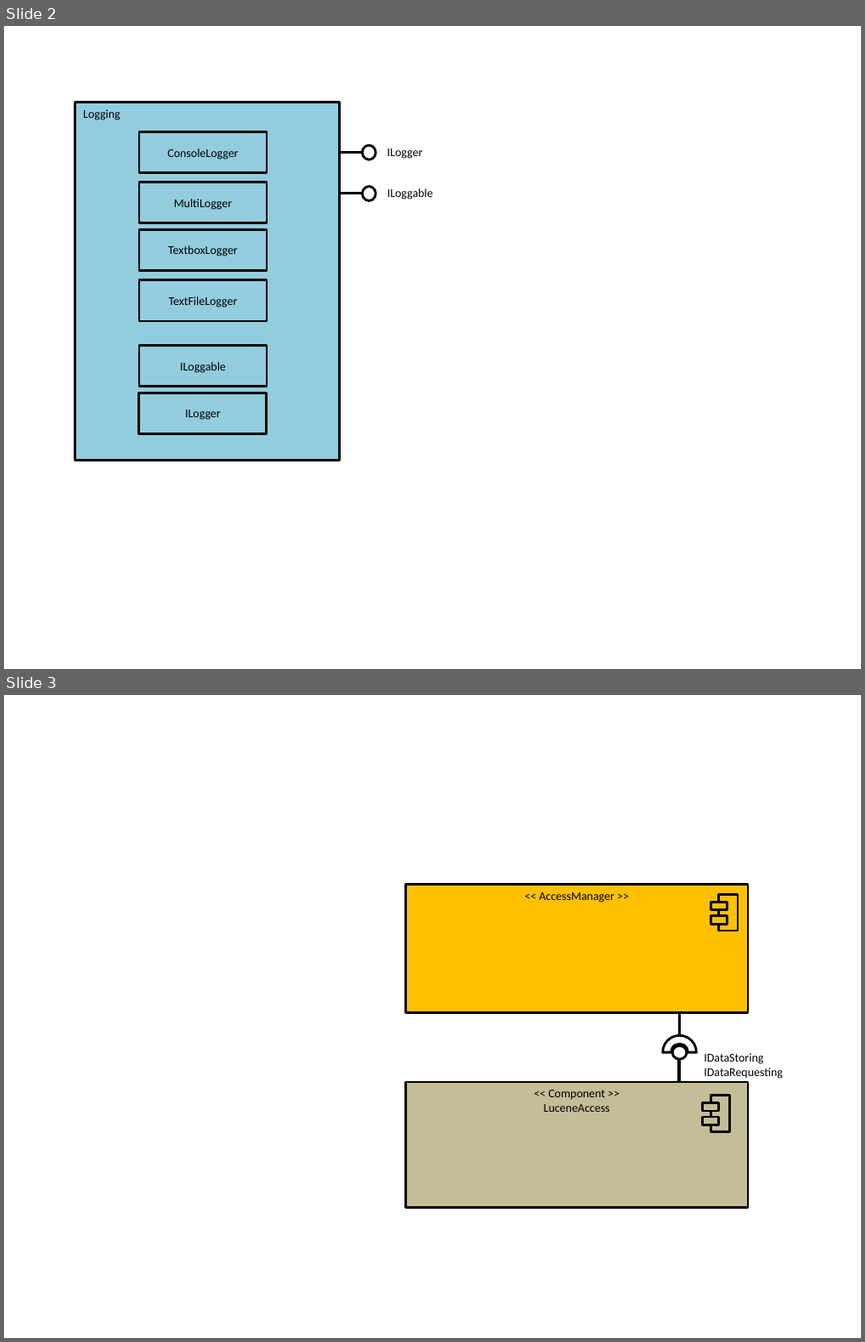
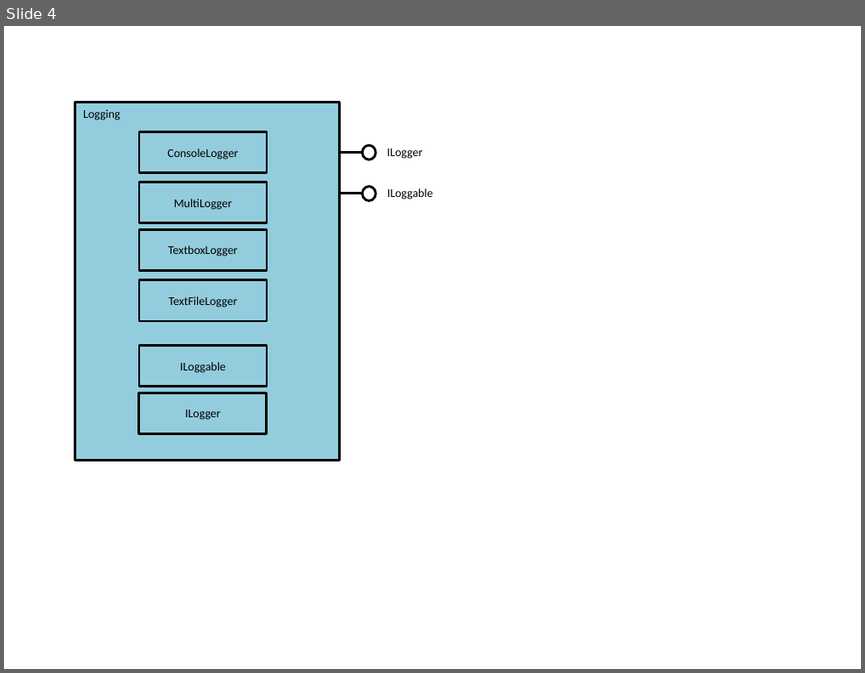
Before and after one commit to MrMame/Doci, a slide deck: documentation/Architecture_v0.1.0.pptx. Shown one above the other, each under a label of ours: slides 2 and 3 before the commit, slide 4 after it. The pictures are 865x1342 and 865x673 pixels, drawn with LibreOffice and Linux fonts; fonts in the diff are those of the drawing. Boxes give left, top, right and bottom in pixels: in the first picture for what was removed or moved away, otherwise in the second. Text is boxed around its words. In the diff, an @@ line names an element or a change of style, - is before the commit and + after.

Commit message:
Added Logic.DocumentAccessing Assembly

```diff
--- a/documentation/Architecture_v0.1.0.pptx
+++ b/documentation/Architecture_v0.1.0.pptx
@@ slide 3 removed at [4,695,861,1338], background #FFFFFF @@
@@ rectangle removed at [406,885,749,1013] @@
-<< AccessManager >>
@@ rectangle removed at [719,895,738,930] @@
@@ rectangle removed at [711,902,727,909] @@
@@ rectangle removed at [711,916,727,924] @@
@@ line removed from (679, 1035) to (679, 1013) @@
@@ arch (boxed as its full ring) removed at [663,1035,696,1068] @@
@@ ellipse removed at [672,1045,687,1059] @@
@@ line removed from (679, 1082) to (679, 1059) @@
@@ text removed at [704,1053,783,1078] @@
-IDataStoring
-IDataRequesting
@@ rectangle removed at [406,1082,749,1208] @@
-<< Component >>
-LuceneAccess
@@ rectangle removed at [711,1095,730,1131] @@
@@ rectangle removed at [703,1103,719,1111] @@
@@ rectangle removed at [703,1117,719,1124] @@
@@ what was slide 2 is now slide 4 @@
```
Also in this commit, not shown: 1 slide changed, 2 slides added, 7 other files.
